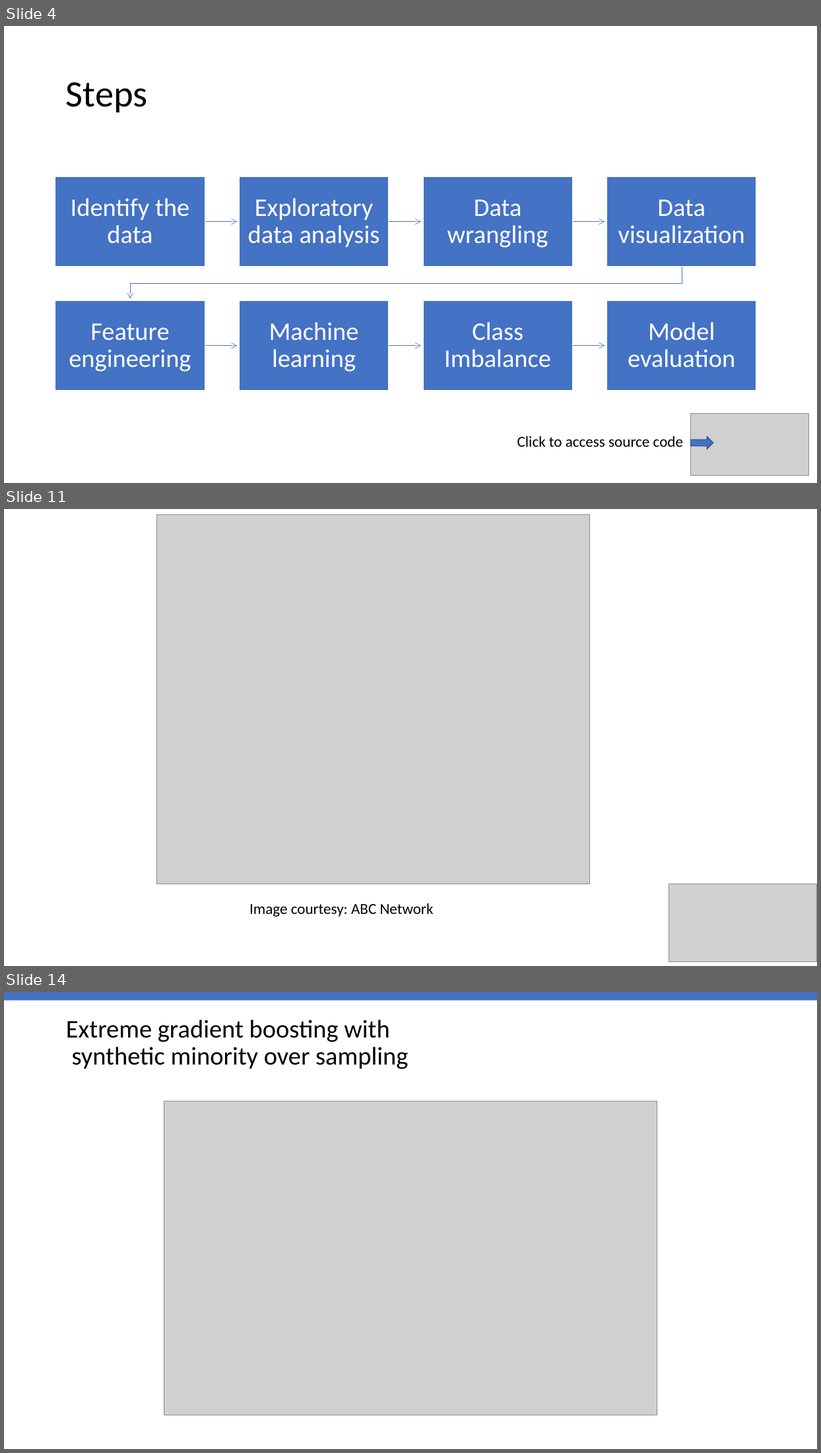
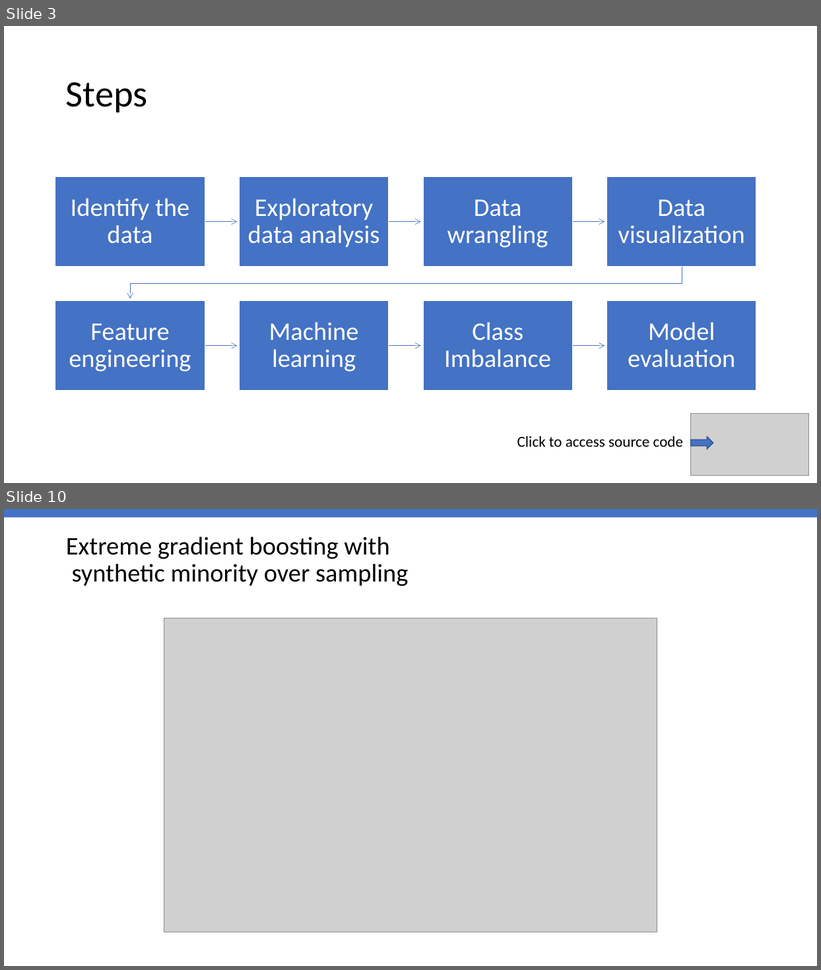
Before and after one commit to vaddhiparthy/credit_risk, a slide deck: CreditRisk_PPT_Vaddhiparthy.pptx. Shown one above the other, each under a label of ours: slides 4, 11 and 14 before the commit, slides 3 and 10 after it; the slides between them are not shown. The pictures are 821x1453 and 821x970 pixels, drawn with LibreOffice and Linux fonts; fonts in the diff are those of the drawing; grey boxes stand for pictures. Boxes give left, top, right and bottom in pixels: in the first picture for what was removed or moved away, otherwise in the second. Text is boxed around its words. In the diff, an @@ line names an element or a change of style, - is before the commit and + after.

```diff
--- a/CreditRisk_PPT_Vaddhiparthy.pptx
+++ b/CreditRisk_PPT_Vaddhiparthy.pptx
@@ slide 11 removed at box(4, 509, 817, 966), background #FFFFFF @@
@@ picture removed at box(157, 514, 590, 885) @@
@@ picture removed at box(669, 885, 817, 963) @@
@@ text removed at box(250, 904, 434, 917) @@
-Image courtesy: ABC Network
@@ what was slide 4 is now slide 3 @@
@@ what was slide 14 is now slide 10 @@
```
Also in this commit, not shown: 3 slides changed, 4 slides added, 7 other slides removed, 1 other file.
